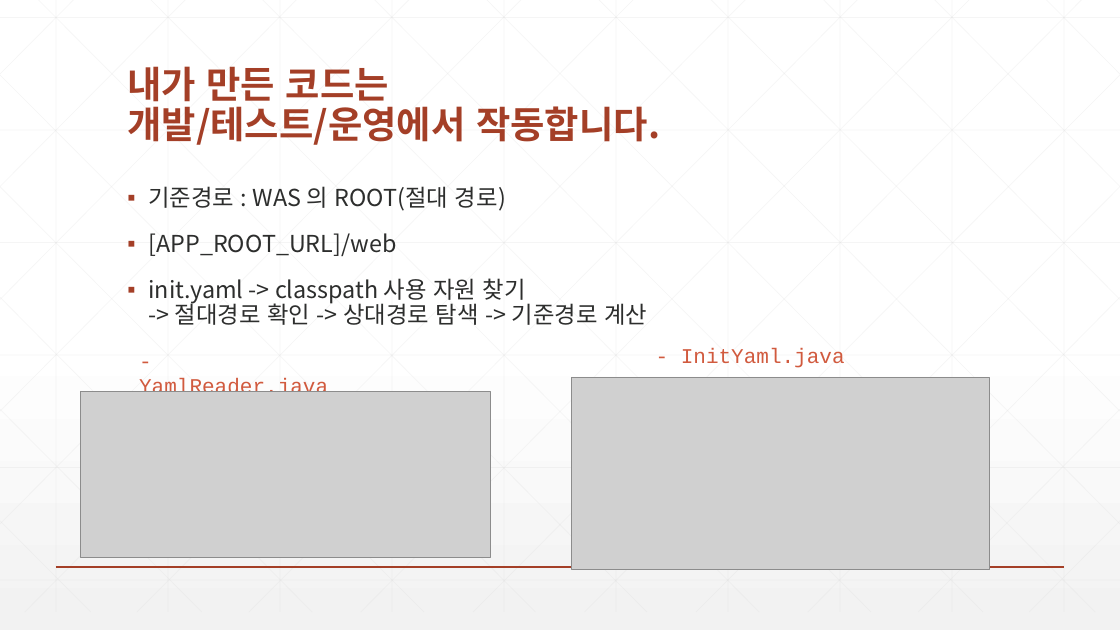
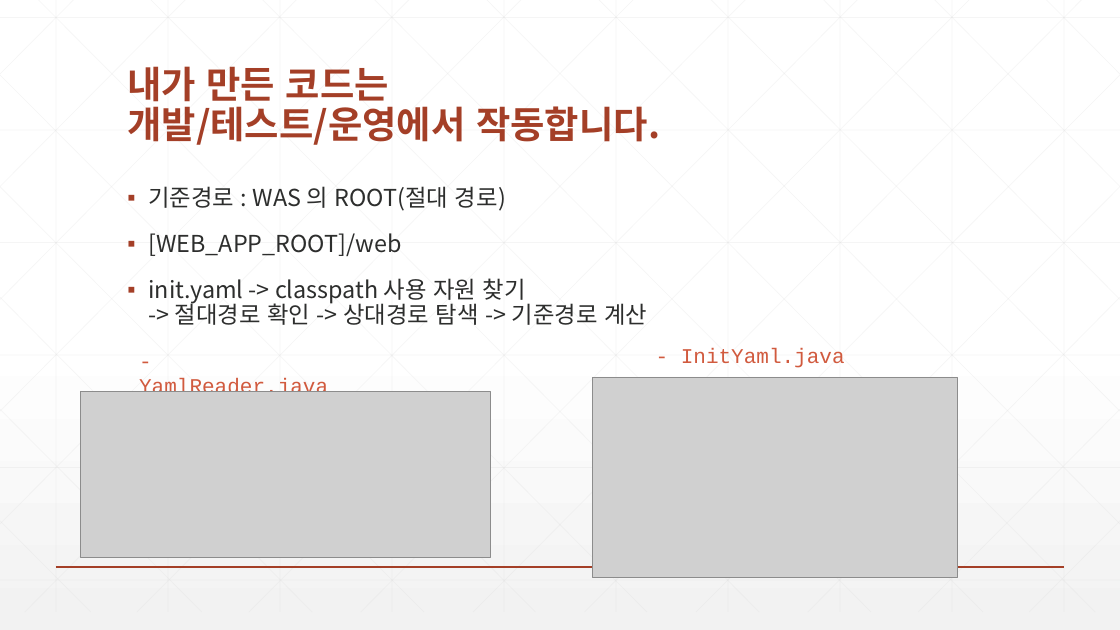
Before and after one commit to zeroshift01/code5, a slide deck: slide 3 of inflearn01/doc/심화_내가만든코드는개발테스트운영에서작동합니다.pptx. Drawn at 1120x630 pixels with LibreOffice and Linux fonts; fonts in the diff are those of the drawing; grey boxes stand for pictures. Boxes give left, top, right and bottom in pixels: in the first picture for what was removed or moved away, otherwise in the second. Text is boxed around its words. In the diff, an @@ line names an element or a change of style, - is before the commit and + after.

```diff
--- a/inflearn01/doc/심화_내가만든코드는개발테스트운영에서작동합니다.pptx
+++ b/inflearn01/doc/심화_내가만든코드는개발테스트운영에서작동합니다.pptx
@@ text at (148,233,401,256): text changed @@
-▪ [APP_ROOT_URL]/web
+▪ [WEB_APP_ROOT]/web
@@ picture: place and size @@
-picture at (572,377,990,570)
+picture at (593,377,958,578)
```
Also in this commit, not shown: 1 other slide changed, 1 slide added, 16 other files.
